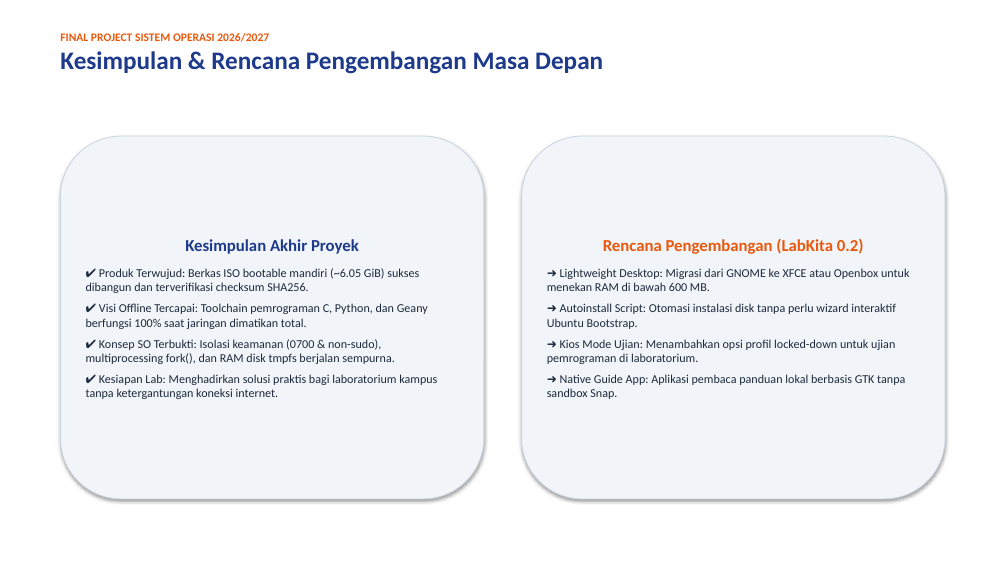
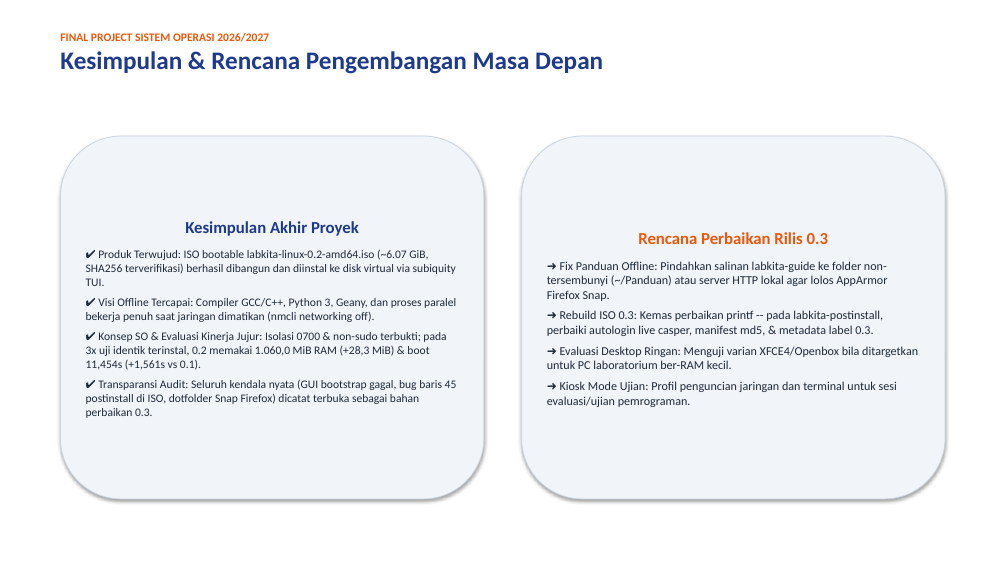
Before and after one commit to luvices/labkita, a slide deck: slide 12 of docs/presentation/labkita-presentation.pptx (slide 11 before the commit). Drawn at 1008x567 pixels with LibreOffice and Linux fonts; fonts in the diff are those of the drawing. Boxes give left, top, right and bottom in pixels: in the first picture for what was removed or moved away, otherwise in the second. Text is boxed around its words. In the diff, an @@ line names an element or a change of style, - is before the commit and + after.

Commit message:
Update PDF report and slides with audited VM data

```diff
--- a/docs/presentation/labkita-presentation.pptx
+++ b/docs/presentation/labkita-presentation.pptx
@@ text in rounded rectangle at [547, 232, 918, 407]: text changed @@
-Rencana Pengembangan (LabKita 0.2)
-➜ Lightweight Desktop: Migrasi dari GNOME ke XFCE atau Openbox untuk menekan RAM di bawah 600 MB.
-➜ Autoinstall Script: Otomasi instalasi disk tanpa perlu wizard interaktif Ubuntu Bootstrap.
-➜ Kios Mode Ujian: Menambahkan opsi profil locked-down untuk ujian pemrograman di laboratorium.
-➜ Native Guide App: Aplikasi pembaca panduan lokal berbasis GTK tanpa sandbox Snap.
+Rencana Perbaikan Rilis 0.3
+➜ Fix Panduan Offline: Pindahkan salinan labkita-guide ke folder non-tersembunyi (~/Panduan) atau server HTTP lokal agar lolos AppArmor Firefox Snap.
+➜ Rebuild ISO 0.3: Kemas perbaikan printf -- pada labkita-postinstall, perbaiki autologin live casper, manifest md5, & metadata label 0.3.
+➜ Evaluasi Desktop Ringan: Menguji varian XFCE4/Openbox bila ditargetkan untuk PC laboratorium ber-RAM kecil.
+➜ Kiosk Mode Ujian: Profil penguncian jaringan dan terminal untuk sesi evaluasi/ujian pemrograman.
@@ text in rounded rectangle at [86, 249, 457, 418]: text changed; size 11.5 to 11 pt @@
-✔ Produk Terwujud: Berkas ISO bootable mandiri (~6.05 GiB) sukses dibangun dan terverifikasi checksum SHA256.
-✔ Visi Offline Tercapai: Toolchain pemrograman C, Python, dan Geany berfungsi 100% saat jaringan dimatikan total.
-✔ Konsep SO Terbukti: Isolasi keamanan (0700 & non-sudo), multiprocessing fork(), dan RAM disk tmpfs berjalan sempurna.
-✔ Kesiapan Lab: Menghadirkan solusi praktis bagi laboratorium kampus tanpa ketergantungan koneksi internet.
+✔ Produk Terwujud: ISO bootable labkita-linux-0.2-amd64.iso (~6.07 GiB, SHA256 terverifikasi) berhasil dibangun dan diinstal ke disk virtual via subiquity TUI.
+✔ Visi Offline Tercapai: Compiler GCC/C++, Python 3, Geany, dan proses paralel bekerja penuh saat jaringan dimatikan (nmcli networking off).
+✔ Konsep SO & Evaluasi Kinerja Jujur: Isolasi 0700 & non-sudo terbukti; pada 3x uji identik terinstal, 0.2 memakai 1.060,0 MiB RAM (+28,3 MiB) & boot 11,454s (+1,561s vs 0.1).
+✔ Transparansi Audit: Seluruh kendala nyata (GUI bootstrap gagal, bug baris 45 postinstall di ISO, dotfolder Snap Firefox) dicatat terbuka sebagai bahan perbaikan 0.3.
```
Also in this commit, not shown: 4 other slides changed, 3 slides added, 2 slides removed, 3 other files.
